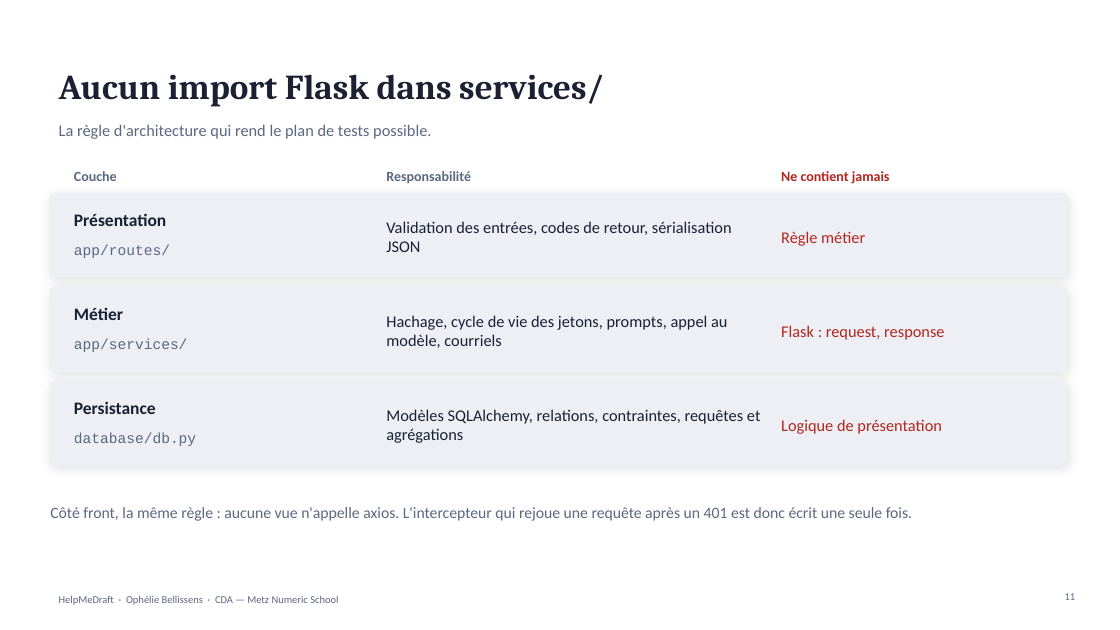
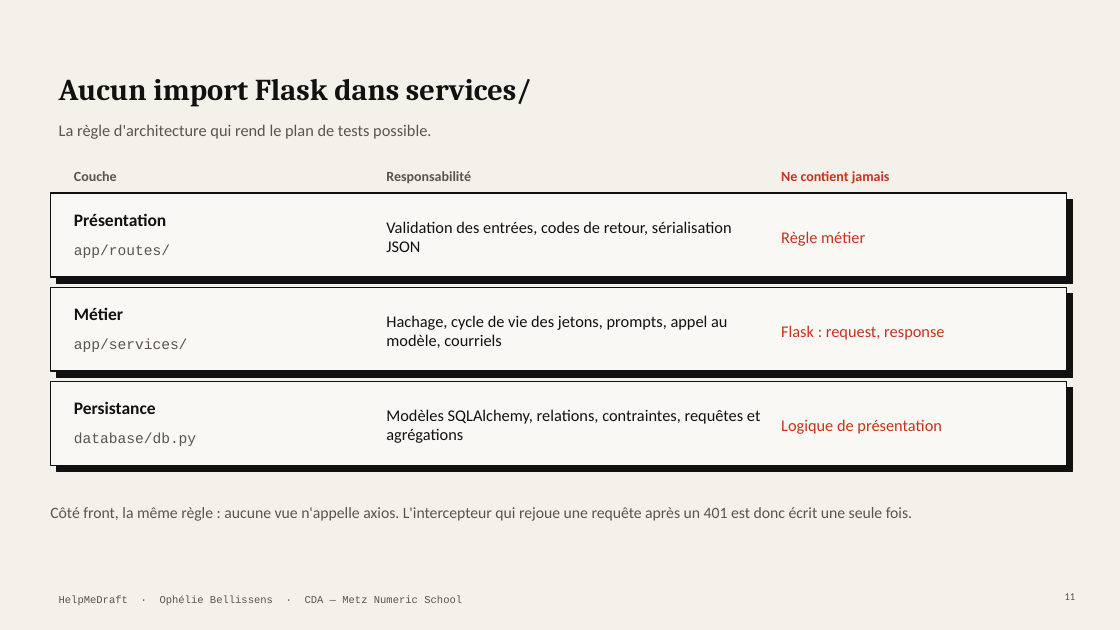
Before and after one commit to Equinoxya/HelpMeDraft---projet-fil-rouge, a slide deck: slide 11 of docs/Soutenance-HelpMeDraft.pptx. Drawn at 1120x630 pixels with LibreOffice and Linux fonts; fonts in the diff are those of the drawing. Boxes give left, top, right and bottom in pixels: in the first picture for what was removed or moved away, otherwise in the second. Text is boxed around its words. In the diff, an @@ line names an element or a change of style, - is before the commit and + after.

```diff
--- a/docs/Soutenance-HelpMeDraft.pptx
+++ b/docs/Soutenance-HelpMeDraft.pptx
@@ background #FFFFFF to #F4F1EA @@
@@ title "Aucun import Flask dans services/" at (x1=59, y1=79, x2=532, y2=107): size 30 to 26 pt, text colour #1B2033 to #111111 @@
@@ rectangle added at (x1=50, y1=193, x2=1067, y2=277), fill #FAF8F5, outline #111111 1.25 pt @@
@@ rectangle moved from (x1=50, y1=193, x2=1067, y2=277) to (x1=56, y1=199, x2=1073, y2=283) @@
@@ rectangle at (x1=56, y1=199, x2=1073, y2=283): rounded rectangle to rectangle; fill #EDEFF4 to #111111; outline #EDEFF4 1 pt to #111111 0.75 pt; shadow off @@
@@ rounded rectangle removed at (x1=50, y1=287, x2=1067, y2=371) @@
@@ rectangle added at (x1=50, y1=287, x2=1067, y2=371), fill #FAF8F5, outline #111111 1.25 pt @@
@@ rectangle added at (x1=56, y1=293, x2=1073, y2=377), fill #111111, outline #111111 0.75 pt @@
@@ rounded rectangle removed at (x1=50, y1=381, x2=1067, y2=465) @@
@@ rectangle added at (x1=50, y1=381, x2=1067, y2=465), fill #FAF8F5, outline #111111 1.25 pt @@
@@ rectangle added at (x1=56, y1=387, x2=1073, y2=471), fill #111111, outline #111111 0.75 pt @@
@@ text colour #1B2033 to #111111 in 6 elements at (x1=74, y1=213, x2=166, y2=226), (x1=386, y1=221, x2=732, y2=252), (x1=74, y1=307, x2=123, y2=320), (x1=386, y1=315, x2=727, y2=348), (x1=74, y1=401, x2=156, y2=414), (x1=386, y1=409, x2=761, y2=443) @@
@@ text colour #B3261E to #C4341C in 4 elements at (x1=781, y1=171, x2=890, y2=184), (x1=781, y1=231, x2=865, y2=246), (x1=781, y1=325, x2=944, y2=340), (x1=781, y1=419, x2=941, y2=434) @@
@@ text colour #5B6880 to #5A554C in 8 elements at (x1=59, y1=124, x2=431, y2=139), (x1=74, y1=171, x2=117, y2=181), (x1=386, y1=171, x2=471, y2=183), (x1=1065, y1=593, x2=1076, y2=600), (x1=74, y1=244, x2=170, y2=258), (x1=74, y1=338, x2=188, y2=352), (x1=74, y1=432, x2=196, y2=446), (x1=50, y1=507, x2=912, y2=521) @@
@@ text "HelpMeDraft · Ophélie Bellissens · ..." at (x1=59, y1=595, x2=462, y2=605): font Calibri to Courier New, text colour #5B6880 to #5A554C @@
```
Also in this commit, not shown: 28 other slides changed, 3 other files.
